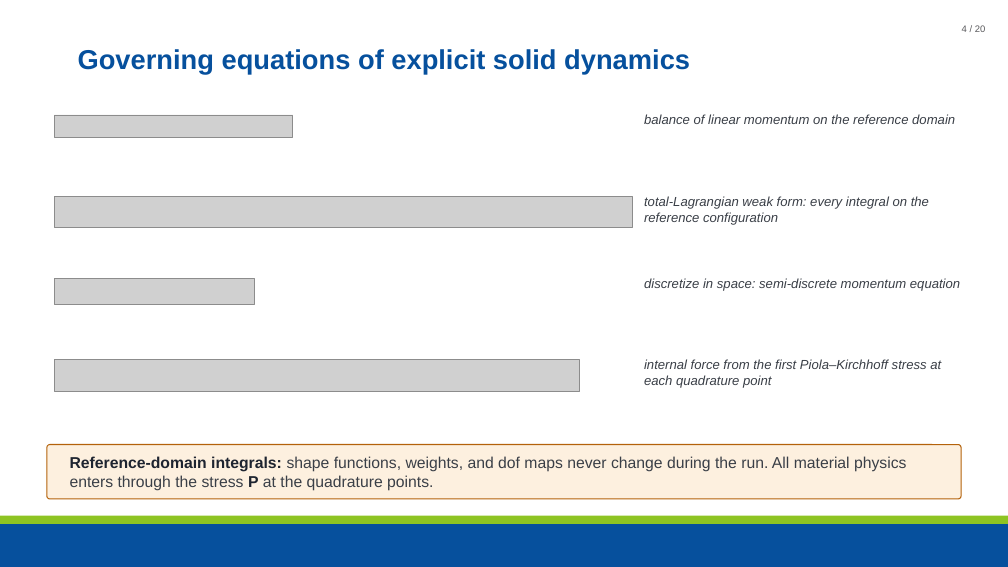
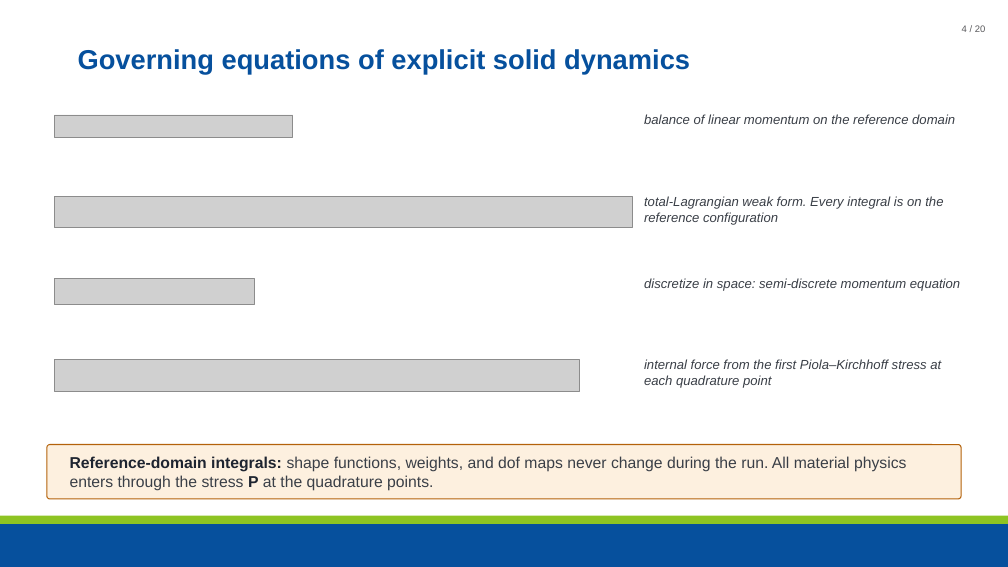
Before and after one commit to maxnezdyur/marlin, a slide deck: slide 4 of examples/impact/slide_assets/WCCM_NEML2_explicit_dynamics_v2.pptx. Drawn at 1008x567 pixels with LibreOffice and Linux fonts; fonts in the diff are those of the drawing; grey boxes stand for pictures; background and template pictures are left out. Boxes give left, top, right and bottom in pixels: in the first picture for what was removed or moved away, otherwise in the second. Text is boxed around its words. In the diff, an @@ line names an element or a change of style, - is before the commit and + after.

```diff
--- a/examples/impact/slide_assets/WCCM_NEML2_explicit_dynamics_v2.pptx
+++ b/examples/impact/slide_assets/WCCM_NEML2_explicit_dynamics_v2.pptx
@@ text at [644, 196, 943, 225]: text changed @@
-total-Lagrangian weak form: every integral on the reference configuration
+total-Lagrangian weak form. Every integral is on the reference configuration
```
Also in this commit, not shown: 13 other slides changed, 1 other file.
